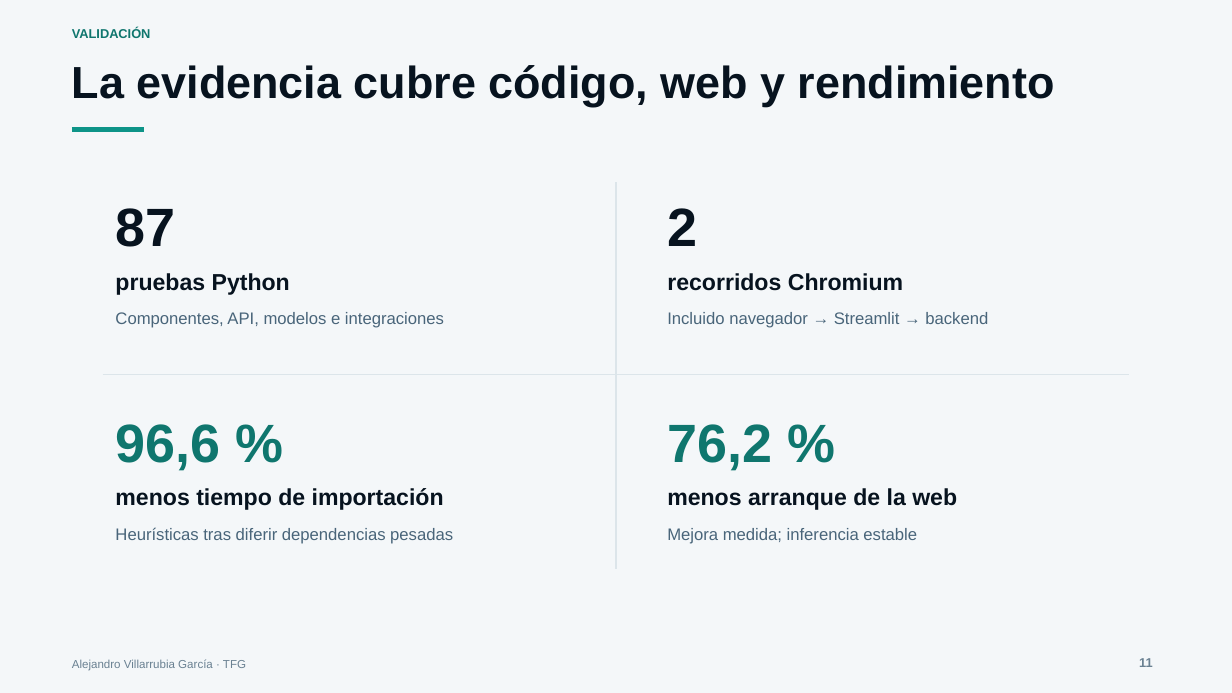
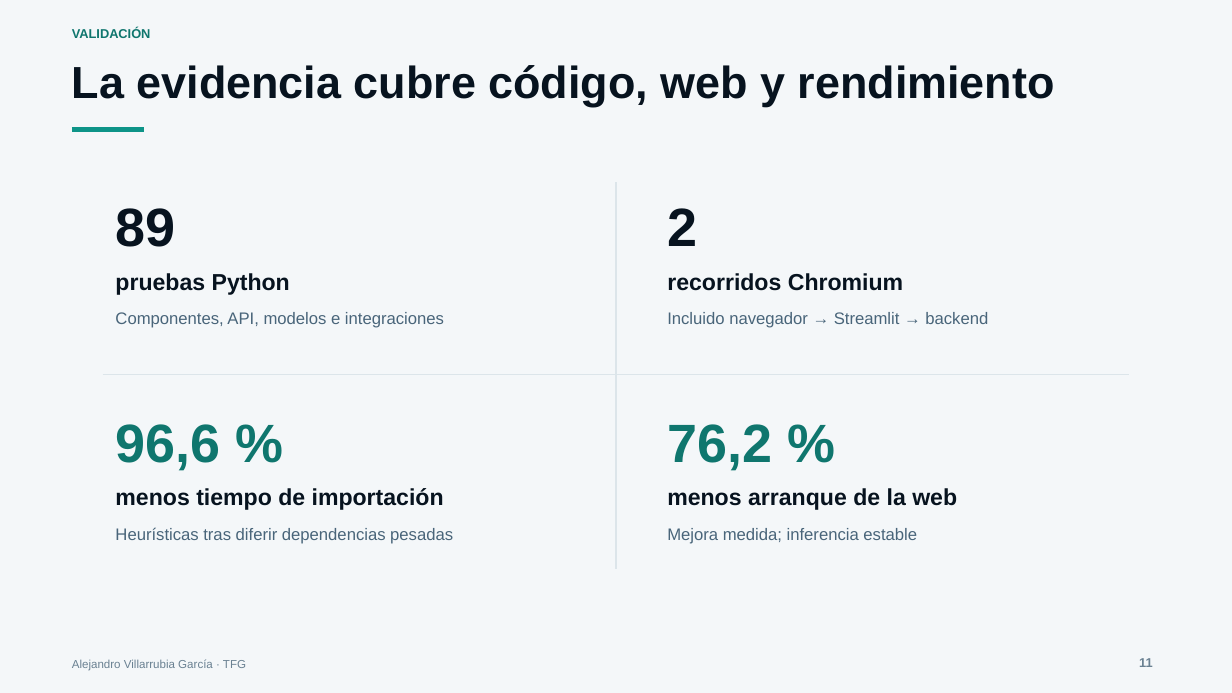
Before and after one commit to villarrubi/TFG, a slide deck: slide 11 of Presentacion_defensa_TFG.pptx. Drawn at 1232x693 pixels with LibreOffice and Linux fonts; fonts in the diff are those of the drawing. Boxes give left, top, right and bottom in pixels: in the first picture for what was removed or moved away, otherwise in the second. Text is boxed around its words. In the diff, an @@ line names an element or a change of style, - is before the commit and + after.

```diff
--- a/Presentacion_defensa_TFG.pptx
+++ b/Presentacion_defensa_TFG.pptx
@@ text at (115,208,175,247): text changed @@
-87
+89
```
Also in this commit, not shown: 3 other slides changed, 44 other files.
